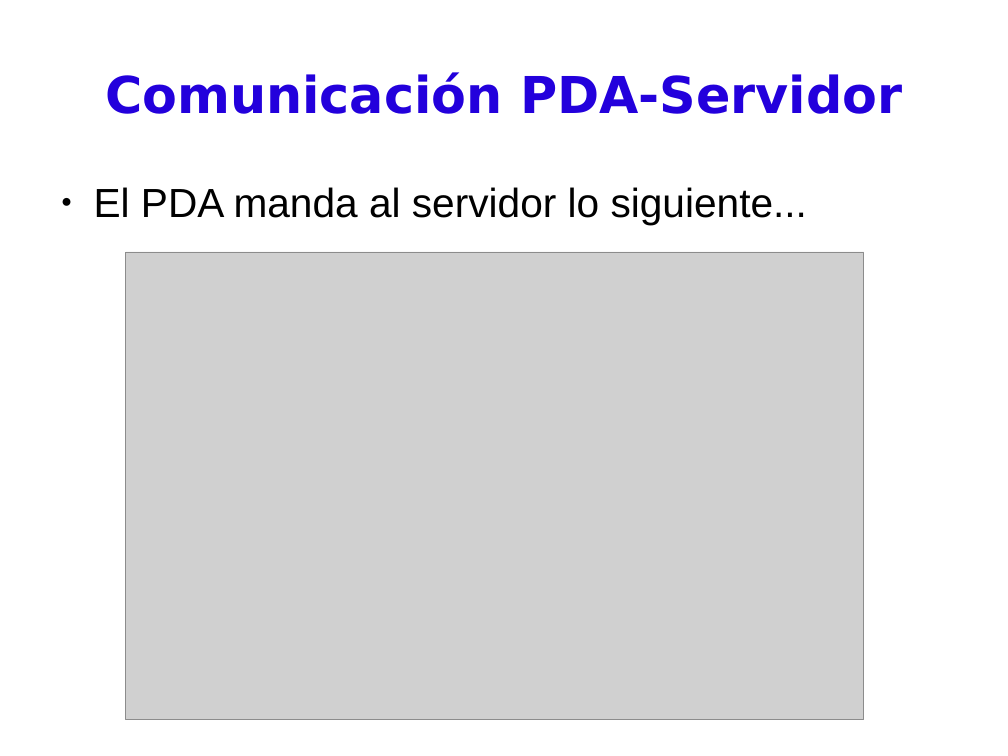
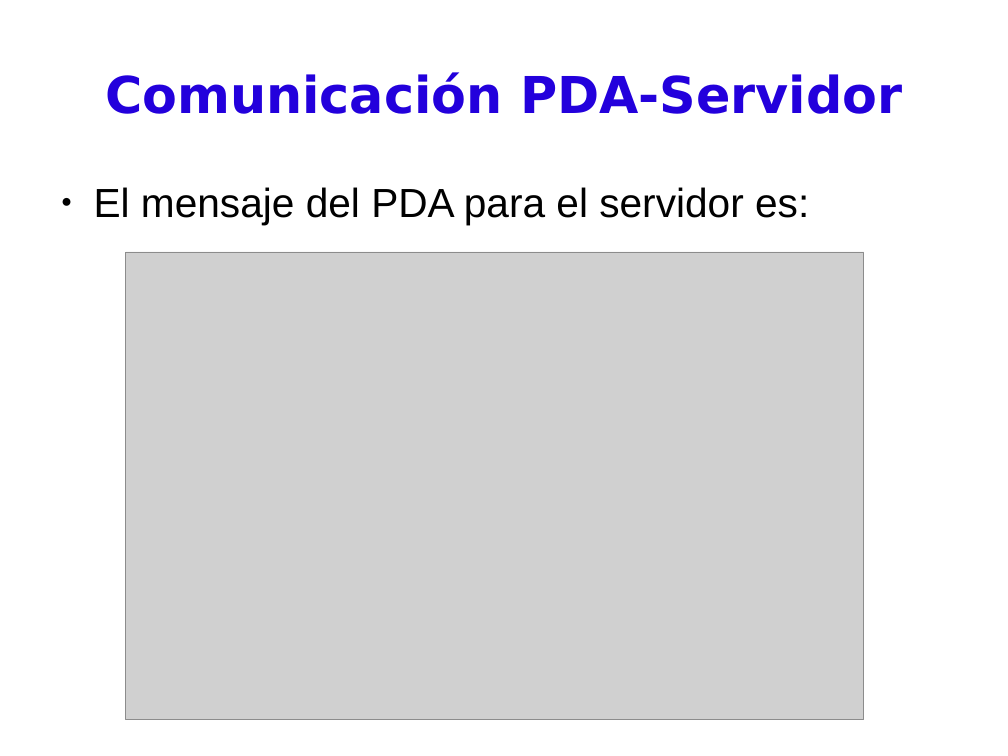
Before and after one commit to BackupTheBerlios/pdassii, a slide deck: slide 9 of Documentos/presentación.odp. Drawn at 1008x756 pixels with LibreOffice and Linux fonts; fonts in the diff are those of the drawing; grey boxes stand for pictures. Boxes give left, top, right and bottom in pixels: in the first picture for what was removed or moved away, otherwise in the second. Text is boxed around its words. In the diff, an @@ line names an element or a change of style, - is before the commit and + after.

```diff
--- a/Documentos/presentación.odp
+++ b/Documentos/presentación.odp
@@ text at (94, 187, 809, 225): text changed @@
-● El PDA manda al servidor lo siguiente...
+● El mensaje del PDA para el servidor es:
```
Also in this commit, not shown: 11 other slides changed, 3 slides added, 7 slides removed.
